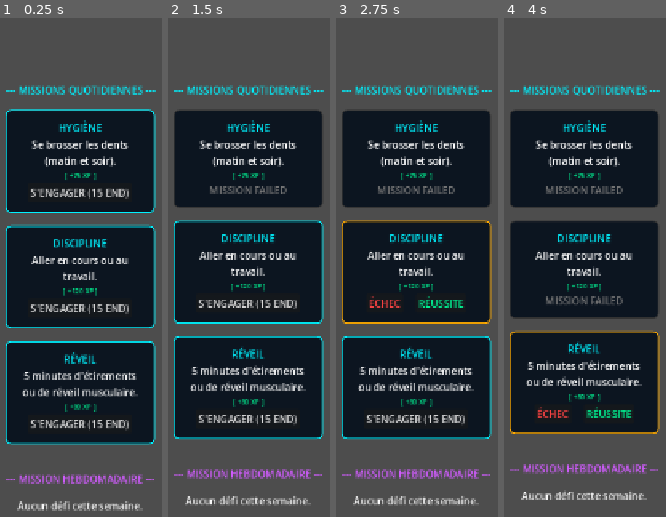
Above: before the commit, frames 1-4 (left to right).
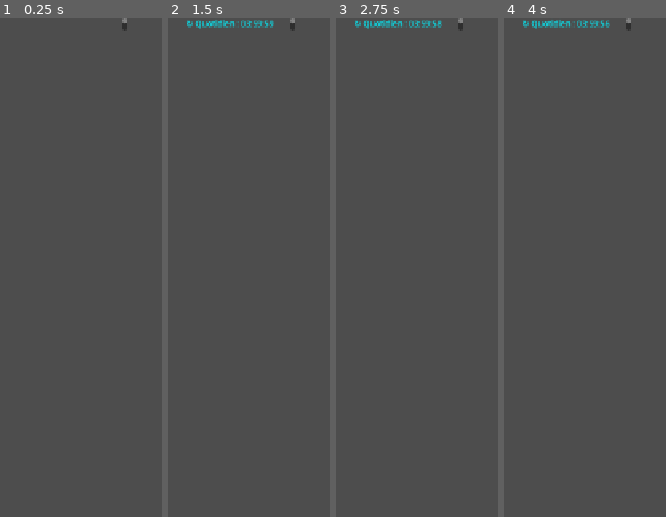
Above: after the commit, the same moments.

Repository: Argoht/Jeu
Game: Godot game, scene res://Scenes/MissionsUI.tscn
The game is run twice, just before and just after one commit, with the same random seed, the same clock (stepped at 60 frames per second) and the same inputs.
Inputs (mouse positions are in pixels of both pictures, inside the frame that each line leads up to):
- Up to frame 1 (0.25 s): no input
- Up to frame 2 (1.5 s): click (247, 192) at 0.5 s, where only the run before the commit has a clickable "S'ENGAGER (15 END)"; click (216, 192) at 1.25 s, where only the run before the commit has a clickable "ÉCHEC"
- Up to frame 3 (2.75 s): click (415, 302) at 2 s, where only the run before the commit has a clickable "S'ENGAGER (15 END)"
- Up to frame 4 (4 s): click (552, 302) at 2.75 s, where only the run before the commit has a clickable "ÉCHEC"; click (583, 412) at 3.5 s, where only the run before the commit has a clickable "S'ENGAGER (15 END)"

The runs differ from the first frame. In frame 1, 59% of the frame differs, in the area x 3-97%, y 0-99%; in frame 2, 58%; in frame 3, 58%; in frame 4, 57%.

Commit message:
feat: carrousel missions + 12 nouvelles quêtes + 5 daily générées
MissionsUI.gd :
- ScrollContainer vertical pour toute la page
- Carrousel horizontal pour les 5 missions quotidiennes (200px/carte, ~3 visibles + aperçu)
- Séparation claire weekly (pleine largeur) / daily (carte étroite)
- Boutons empilés sur les cartes étroites, ombres sur les bordures

GlobalEngine.gd : génère min(5) missions daily au lieu de min(3)

Nouvelles missions (12 fichiers) :
- F  : f_meditation (daily), f_hebdo_fondation (1er weekly F ever)
- E  : e_lecture (daily), e_hebdo_corps (weekly)
- D  : d_meditation (daily), d_hebdo_savoir (weekly)
- C  : c_social (daily), c_hebdo_volonte (weekly)
- B  : b_precision (daily), b_hebdo_sagesse (weekly)
- A  : a_hebdo_elite (weekly)
- S  : s_hebdo_apotheose (weekly)

https://claude.ai/code/session_019T2txxZBcmxeHzpZfuDRYS

Diff:
--- /dev/null
+++ b/jeu/Data/Missions/a_hebdo_elite.tres
@@ -0,0 +1,16 @@
+[gd_resource type="Resource" script_class="MissionData" format=3 uid="uid://anw11eli"]
+
+[ext_resource type="Script" uid="uid://7q6sivsis1nj" path="res://Scripts/MissionData.gd" id="1_anw11"]
+
+[resource]
+script = ExtResource("1_anw11")
+id = "a_hebdo_elite"
+title = "Corps d'Élite"
+description = "Réaliser un triathlon : natation, vélo et course dans la même journée."
+rank = 5
+type = 1
+req_str = 45
+req_end = 50
+base_xp = 15000
+reward_stat = 3
+reward_stat_amount = 4
--- /dev/null
+++ b/jeu/Data/Missions/b_hebdo_sagesse.tres
@@ -0,0 +1,15 @@
+[gd_resource type="Resource" script_class="MissionData" format=3 uid="uid://bnw10sag"]
+
+[ext_resource type="Script" uid="uid://7q6sivsis1nj" path="res://Scripts/MissionData.gd" id="1_bnw10"]
+
+[resource]
+script = ExtResource("1_bnw10")
+id = "b_hebdo_sagesse"
+title = "Chemin de la Sagesse"
+description = "Méditer 45 minutes chaque jour pendant une semaine entière."
+rank = 4
+type = 1
+req_wis = 30
+base_xp = 7000
+reward_stat = 5
+reward_stat_amount = 3
--- /dev/null
+++ b/jeu/Data/Missions/b_precision.tres
@@ -0,0 +1,14 @@
+[gd_resource type="Resource" script_class="MissionData" format=3 uid="uid://bnw09prec"]
+
+[ext_resource type="Script" uid="uid://7q6sivsis1nj" path="res://Scripts/MissionData.gd" id="1_bnw09"]
+
+[resource]
+script = ExtResource("1_bnw09")
+id = "b_precision"
+title = "Précision"
+description = "Pratiquer un exercice nécessitant une haute concentration et coordination pendant 45 min."
+rank = 4
+req_per = 22
+base_xp = 2800
+reward_stat = 7
+reward_stat_amount = 1
--- /dev/null
+++ b/jeu/Data/Missions/c_hebdo_volonte.tres
@@ -0,0 +1,15 @@
+[gd_resource type="Resource" script_class="MissionData" format=3 uid="uid://cnw08vol"]
+
+[ext_resource type="Script" uid="uid://7q6sivsis1nj" path="res://Scripts/MissionData.gd" id="1_cnw08"]
+
+[resource]
+script = ExtResource("1_cnw08")
+id = "c_hebdo_volonte"
+title = "Volonté de Fer"
+description = "Tenir une routine stricte pendant 7 jours sans déviation."
+rank = 3
+type = 1
+req_wil = 20
+base_xp = 3000
+reward_stat = 8
+reward_stat_amount = 3
--- /dev/null
+++ b/jeu/Data/Missions/c_social.tres
@@ -0,0 +1,14 @@
+[gd_resource type="Resource" script_class="MissionData" format=3 uid="uid://cnw07soc"]
+
+[ext_resource type="Script" uid="uid://7q6sivsis1nj" path="res://Scripts/MissionData.gd" id="1_cnw07"]
+
+[resource]
+script = ExtResource("1_cnw07")
+id = "c_social"
+title = "Connexion"
+description = "Engager une conversation significative et renforcer un lien social."
+rank = 3
+req_cha = 14
+base_xp = 1100
+reward_stat = 6
+reward_stat_amount = 1
--- /dev/null
+++ b/jeu/Data/Missions/d_hebdo_savoir.tres
@@ -0,0 +1,15 @@
+[gd_resource type="Resource" script_class="MissionData" format=3 uid="uid://dnw06saw"]
+
+[ext_resource type="Script" uid="uid://7q6sivsis1nj" path="res://Scripts/MissionData.gd" id="1_dnw06"]
+
+[resource]
+script = ExtResource("1_dnw06")
+id = "d_hebdo_savoir"
+title = "Acquisition du Savoir"
+description = "Compléter un cours en ligne ou lire un livre entier dans la semaine."
+rank = 2
+type = 1
+req_int = 12
+base_xp = 1500
+reward_stat = 4
+reward_stat_amount = 2
--- /dev/null
+++ b/jeu/Data/Missions/d_meditation.tres
@@ -0,0 +1,14 @@
+[gd_resource type="Resource" script_class="MissionData" format=3 uid="uid://dnw05medit"]
+
+[ext_resource type="Script" uid="uid://7q6sivsis1nj" path="res://Scripts/MissionData.gd" id="1_dnw05"]
+
+[resource]
+script = ExtResource("1_dnw05")
+id = "d_meditation"
+title = "Pleine Conscience"
+description = "Méditer 20 minutes en se concentrant uniquement sur sa respiration."
+rank = 2
+req_wil = 7
+base_xp = 500
+reward_stat = 8
+reward_stat_amount = 1
--- /dev/null
+++ b/jeu/Data/Missions/e_hebdo_corps.tres
@@ -0,0 +1,15 @@
+[gd_resource type="Resource" script_class="MissionData" format=3 uid="uid://enw04corp"]
+
+[ext_resource type="Script" uid="uid://7q6sivsis1nj" path="res://Scripts/MissionData.gd" id="1_enw04"]
+
+[resource]
+script = ExtResource("1_enw04")
+id = "e_hebdo_corps"
+title = "Corps en Forme"
+description = "Réaliser 5 séances de sport dans la semaine."
+rank = 1
+type = 1
+req_str = 5
+base_xp = 750
+reward_stat = 1
+reward_stat_amount = 2
--- /dev/null
+++ b/jeu/Data/Missions/e_lecture.tres
@@ -0,0 +1,13 @@
+[gd_resource type="Resource" script_class="MissionData" format=3 uid="uid://enw03lect"]
+
+[ext_resource type="Script" uid="uid://7q6sivsis1nj" path="res://Scripts/MissionData.gd" id="1_enw03"]
+
+[resource]
+script = ExtResource("1_enw03")
+id = "e_lecture"
+title = "Lecture"
+description = "Lire 30 minutes sans consulter son téléphone."
+rank = 1
+base_xp = 200
+reward_stat = 4
+reward_stat_amount = 1
--- /dev/null
+++ b/jeu/Data/Missions/f_hebdo_fondation.tres
@@ -0,0 +1,13 @@
+[gd_resource type="Resource" script_class="MissionData" format=3 uid="uid://fnw02fond"]
+
+[ext_resource type="Script" uid="uid://7q6sivsis1nj" path="res://Scripts/MissionData.gd" id="1_fnw02"]
+
+[resource]
+script = ExtResource("1_fnw02")
+id = "f_hebdo_fondation"
+title = "Fondation"
+description = "Réaliser une activité physique chaque jour pendant 5 jours consécutifs."
+type = 1
+base_xp = 600
+reward_stat = 1
+reward_stat_amount = 2
--- /dev/null
+++ b/jeu/Data/Missions/f_meditation.tres
@@ -0,0 +1,12 @@
+[gd_resource type="Resource" script_class="MissionData" format=3 uid="uid://fnw01medit"]
+
+[ext_resource type="Script" uid="uid://7q6sivsis1nj" path="res://Scripts/MissionData.gd" id="1_fnw01"]
+
+[resource]
+script = ExtResource("1_fnw01")
+id = "f_meditation"
+title = "Méditation"
+description = "S'asseoir en silence et observer sa respiration pendant 10 minutes."
+base_xp = 90
+reward_stat = 8
+reward_stat_amount = 1
--- /dev/null
+++ b/jeu/Data/Missions/s_hebdo_apotheose.tres
@@ -0,0 +1,16 @@
+[gd_resource type="Resource" script_class="MissionData" format=3 uid="uid://snw12apo"]
+
+[ext_resource type="Script" uid="uid://7q6sivsis1nj" path="res://Scripts/MissionData.gd" id="1_snw12"]
+
+[resource]
+script = ExtResource("1_snw12")
+id = "s_hebdo_apotheose"
+title = "Apothéose"
+description = "Atteindre et maintenir l'état de flow pendant une journée complète de travail intensif."
+rank = 6
+type = 1
+req_wis = 65
+req_wil = 75
+base_xp = 30000
+reward_stat = 5
+reward_stat_amount = 5
--- a/jeu/Scripts/GlobalEngine.gd
+++ b/jeu/Scripts/GlobalEngine.gd
@@ -155,7 +155,7 @@
 	if available_missions.is_empty():
 		var daily_pool = all_missions.values().filter(func(m): return m.type == 0 and m.rank <= rank_int)
 		daily_pool.shuffle()
-		for i in range(min(3, daily_pool.size())):
+		for i in range(min(5, daily_pool.size())):
 			available_missions.append({"id": daily_pool[i].id, "status": "available", "end_cost": 15})
 
 	if available_weekly_missions.is_empty():
--- a/jeu/Scripts/MissionsUI.gd
+++ b/jeu/Scripts/MissionsUI.gd
@@ -1,137 +1,204 @@
 extends MarginContainer
 
-@onready var mission_vbox = VBoxContainer.new()
+var _vbox: VBoxContainer
 var _timer_acc: float = 0.0
 
+const DAILY_CARD_W := 200
+
 func _ready():
-	add_theme_constant_override("margin_left", 20)
-	add_theme_constant_override("margin_right", 20)
-	add_theme_constant_override("margin_bottom", 30)
-	add_child(mission_vbox)
-	mission_vbox.add_theme_constant_override("separation", 20)
+	add_theme_constant_override("margin_left", 12)
+	add_theme_constant_override("margin_right", 12)
+	add_theme_constant_override("margin_bottom", 20)
+
+	var scroll = ScrollContainer.new()
+	scroll.size_flags_horizontal = Control.SIZE_EXPAND_FILL
+	scroll.size_flags_vertical = Control.SIZE_EXPAND_FILL
+	scroll.horizontal_scroll_mode = ScrollContainer.SCROLL_MODE_DISABLED
+	add_child(scroll)
+
+	_vbox = VBoxContainer.new()
+	_vbox.size_flags_horizontal = Control.SIZE_EXPAND_FILL
+	_vbox.add_theme_constant_override("separation", 14)
+	scroll.add_child(_vbox)
+
 	_display_missions_list()
 
 func _display_missions_list():
-	for child in mission_vbox.get_children(): child.queue_free()
-
-	# --- TIMERS HARMONISÉS ---
+	for child in _vbox.get_children(): child.queue_free()
+
 	var t_daily = Label.new()
 	t_daily.name = "TimerDaily"
 	t_daily.horizontal_alignment = HORIZONTAL_ALIGNMENT_CENTER
 	t_daily.add_theme_color_override("font_color", Color("#00f2ff"))
-	# Taille standardisée
-	t_daily.add_theme_font_size_override("font_size", 14)
-	mission_vbox.add_child(t_daily)
+	t_daily.add_theme_font_size_override("font_size", 13)
+	_vbox.add_child(t_daily)
 
 	var t_weekly = Label.new()
 	t_weekly.name = "TimerWeekly"
 	t_weekly.horizontal_alignment = HORIZONTAL_ALIGNMENT_CENTER
 	t_weekly.add_theme_color_override("font_color", Color("#d15cff"))
-	# MÊME TAILLE QUE LE QUOTIDIEN
-	t_weekly.add_theme_font_size_override("font_size", 14)
-	mission_vbox.add_child(t_weekly)
-
-	# --- SECTIONS ---
-	_add_header("MISSIONS QUOTIDIENNES", Color("#00f2ff"))
-	for m in GlobalEngine.available_missions:
-		mission_vbox.add_child(_create_card(m, false))
-
-	_add_header("MISSION HEBDOMADAIRE", Color("#d15cff"))
+	t_weekly.add_theme_font_size_override("font_size", 13)
+	_vbox.add_child(t_weekly)
+
+	_add_section_header("MISSIONS QUOTIDIENNES", Color("#00f2ff"))
+	_vbox.add_child(_build_daily_carousel())
+
+	_add_section_header("MISSION HEBDOMADAIRE", Color("#d15cff"))
 	if GlobalEngine.available_weekly_missions.is_empty():
 		var empty = Label.new()
 		empty.text = "Aucun défi cette semaine."
 		empty.horizontal_alignment = HORIZONTAL_ALIGNMENT_CENTER
-		mission_vbox.add_child(empty)
+		empty.add_theme_color_override("font_color", Color("#555555"))
+		_vbox.add_child(empty)
 	else:
 		for m in GlobalEngine.available_weekly_missions:
-			mission_vbox.add_child(_create_card(m, true))
-
-func _add_header(t, c):
-	var sep = HSeparator.new()
-	mission_vbox.add_child(sep)
+			_vbox.add_child(_create_card(m, true, 0))
+
+func _build_daily_carousel() -> ScrollContainer:
+	var hscroll = ScrollContainer.new()
+	hscroll.vertical_scroll_mode = ScrollContainer.SCROLL_MODE_DISABLED
+	hscroll.scroll_horizontal_custom_step = DAILY_CARD_W
+
+	var hbox = HBoxContainer.new()
+	hbox.add_theme_constant_override("separation", 10)
+	hscroll.add_child(hbox)
+
+	if GlobalEngine.available_missions.is_empty():
+		var empty = Label.new()
+		empty.text = "Missions épuisées."
+		empty.add_theme_color_override("font_color", Color("#555555"))
+		hbox.add_child(empty)
+	else:
+		for m in GlobalEngine.available_missions:
+			hbox.add_child(_create_card(m, false, DAILY_CARD_W))
+
+	return hscroll
+
+func _add_section_header(text: String, color: Color):
+	_vbox.add_child(HSeparator.new())
 	var l = Label.new()
-	l.text = "--- " + t + " ---"
+	l.text = "— " + text + " —"
 	l.horizontal_alignment = HORIZONTAL_ALIGNMENT_CENTER
-	l.add_theme_color_override("font_color", c)
-	mission_vbox.add_child(l)
-
-func _create_card(m_dict, is_weekly):
+	l.add_theme_color_override("font_color", color)
+	l.add_theme_font_size_override("font_size", 13)
+	_vbox.add_child(l)
+
+func _create_card(m_dict: Dictionary, is_weekly: bool, card_width: int) -> PanelContainer:
 	var m_data = GlobalEngine.all_missions.get(m_dict.id)
-	if not m_data: return Control.new()
-
 	var card = PanelContainer.new()
+	if card_width > 0:
+		card.custom_minimum_size = Vector2(card_width, 0)
+	else:
+		card.size_flags_horizontal = Control.SIZE_EXPAND_FILL
+
+	if not m_data:
+		return card
+
 	var s = StyleBoxFlat.new()
-	s.bg_color = Color("#0c1520")
-	s.border_width_left = 2; s.border_width_top = 2; s.border_width_right = 2; s.border_width_bottom = 2
-	s.corner_radius_top_left = 8; s.corner_radius_top_right = 8; s.corner_radius_bottom_left = 8; s.corner_radius_bottom_right = 8
-
-	if m_dict.status == "in_progress": s.border_color = Color("#ffaa00")
-	elif m_dict.status in ["completed", "failed"]: s.border_color = Color("#333333")
-	else: s.border_color = Color("#00f2ff") if not is_weekly else Color("#d15cff")
+	s.bg_color = Color("#0a1018")
+	s.border_width_left = 2; s.border_width_top = 2
+	s.border_width_right = 2; s.border_width_bottom = 2
+	s.corner_radius_top_left = 10; s.corner_radius_top_right = 10
+	s.corner_radius_bottom_left = 10; s.corner_radius_bottom_right = 10
+
+	if m_dict.status == "in_progress":
+		s.border_color = Color("#ffaa00")
+		s.shadow_color = Color(1.0, 0.67, 0.0, 0.25)
+		s.shadow_size = 6
+	elif m_dict.status in ["completed", "failed"]:
+		s.border_color = Color("#2a2a2a")
+	else:
+		var bc = Color("#00f2ff") if not is_weekly else Color("#d15cff")
+		s.border_color = bc
+		s.shadow_color = Color(bc.r, bc.g, bc.b, 0.18)
+		s.shadow_size = 5
 
 	card.add_theme_stylebox_override("panel", s)
 
-	var v = VBoxContainer.new()
 	var mar = MarginContainer.new()
 	for side in ["margin_left", "margin_right", "margin_top", "margin_bottom"]:
-		mar.add_theme_constant_override(side, 15)
+		mar.add_theme_constant_override(side, 12)
+
+	var v = VBoxContainer.new()
+	v.size_flags_horizontal = Control.SIZE_EXPAND_FILL
+	v.add_theme_constant_override("separation", 7)
 
 	var title = Label.new()
 	title.text = m_data.title.to_upper()
 	title.horizontal_alignment = HORIZONTAL_ALIGNMENT_CENTER
+	title.add_theme_font_size_override("font_size", 13 if card_width > 0 else 16)
 	title.add_theme_color_override("font_color", Color("#00f2ff") if not is_weekly else Color("#d15cff"))
-	title.add_theme_font_size_override("font_size", 16)
+	title.autowrap_mode = TextServer.AUTOWRAP_WORD
 	v.add_child(title)
 
 	var desc = Label.new()
 	desc.text = m_data.description
 	desc.horizontal_alignment = HORIZONTAL_ALIGNMENT_CENTER
 	desc.autowrap_mode = TextServer.AUTOWRAP_WORD
+	desc.add_theme_font_size_override("font_size", 11 if card_width > 0 else 13)
+	desc.add_theme_color_override("font_color", Color(0.68, 0.68, 0.68))
 	v.add_child(desc)
 
+	var stat_names = ["", "STR", "DEX", "VIT", "INT", "WIS", "CHA", "PER", "WIL"]
+	var rew_txt = "+" + str(m_data.base_xp) + " XP"
+	if m_data.reward_stat != 0:
+		rew_txt += "  +" + str(m_data.reward_stat_amount) + " " + stat_names[m_data.reward_stat]
 	var rew = Label.new()
-	var stat_names = ["", "STR", "DEX", "VIT", "INT", "WIS", "CHA", "PER", "WIL"]
-	var rew_txt = "[ +" + str(m_data.base_xp) + " XP"
-	if m_data.reward_stat != 0: rew_txt += " | +" + str(m_data.reward_stat_amount) + " " + stat_names[m_data.reward_stat]
-	rew.text = rew_txt + " ]"
+	rew.text = rew_txt
 	rew.horizontal_alignment = HORIZONTAL_ALIGNMENT_CENTER
 	rew.add_theme_font_size_override("font_size", 11)
-	rew.add_theme_color_override("font_color", Color("#00ff99"))
+	rew.add_theme_color_override("font_color", Color("#00ff88"))
 	v.add_child(rew)
 
-	var btns = HBoxContainer.new()
-	btns.alignment = BoxContainer.ALIGNMENT_CENTER
-	btns.add_theme_constant_override("separation", 20)
-
-	if m_dict.status == "available":
-		var b = Button.new()
-		if GlobalEngine.hp <= 0:
-			b.text = "TROP BLESSÉ"
-			b.disabled = true
-			b.add_theme_color_override("font_color", Color("#ff4444"))
-		else:
-			b.text = "S'ENGAGER (" + str(m_dict.end_cost) + " END)"
-			b.pressed.connect(func(): if GlobalEngine.accept_mission(m_dict): _display_missions_list())
-		btns.add_child(b)
-	elif m_dict.status == "in_progress":
-		var f = Button.new(); f.text = "ÉCHEC"; f.add_theme_color_override("font_color", Color("#ff4444"))
-		f.pressed.connect(func(): GlobalEngine.process_mission_result(m_dict, false); _display_missions_list())
-		var r = Button.new(); r.text = "RÉUSSITE"; r.add_theme_color_override("font_color", Color("#00ff99"))
-		r.pressed.connect(func(): GlobalEngine.process_mission_result(m_dict, true); _display_missions_list())
-		btns.add_child(f); btns.add_child(r)
-	else:
-		var l = Label.new(); l.text = "MISSION " + m_dict.status.to_upper()
-		l.add_theme_color_override("font_color", Color("#777777"))
-		btns.add_child(l)
-
-	v.add_child(btns); mar.add_child(v); card.add_child(mar)
+	var btns = VBoxContainer.new()
+	btns.add_theme_constant_override("separation", 6)
+
+	match m_dict.status:
+		"available":
+			if GlobalEngine.hp <= 0:
+				var b = Button.new()
+				b.text = "TROP BLESSÉ"
+				b.disabled = true
+				b.size_flags_horizontal = Control.SIZE_EXPAND_FILL
+				b.add_theme_color_override("font_color", Color("#ff4444"))
+				btns.add_child(b)
+			else:
+				var b = Button.new()
+				b.text = "LANCER — %d END" % m_dict.end_cost
+				b.size_flags_horizontal = Control.SIZE_EXPAND_FILL
+				b.pressed.connect(func(): if GlobalEngine.accept_mission(m_dict): _display_missions_list())
+				btns.add_child(b)
+		"in_progress":
+			var f = Button.new()
+			f.text = "ÉCHEC"
+			f.size_flags_horizontal = Control.SIZE_EXPAND_FILL
+			f.add_theme_color_override("font_color", Color("#ff4444"))
+			f.pressed.connect(func(): GlobalEngine.process_mission_result(m_dict, false); _display_missions_list())
+			var r = Button.new()
+			r.text = "RÉUSSITE"
+			r.size_flags_horizontal = Control.SIZE_EXPAND_FILL
+			r.add_theme_color_override("font_color", Color("#00ff88"))
+			r.pressed.connect(func(): GlobalEngine.process_mission_result(m_dict, true); _display_missions_list())
+			btns.add_child(f)
+			btns.add_child(r)
+		_:
+			var lbl = Label.new()
+			lbl.text = "◉ " + m_dict.status.to_upper()
+			lbl.horizontal_alignment = HORIZONTAL_ALIGNMENT_CENTER
+			lbl.add_theme_font_size_override("font_size", 12)
+			lbl.add_theme_color_override("font_color", Color("#3a3a3a"))
+			btns.add_child(lbl)
+
+	v.add_child(btns)
+	mar.add_child(v)
+	card.add_child(mar)
 	return card
 
 func _process(delta):
 	_timer_acc += delta
 	if _timer_acc < 1.0: return
 	_timer_acc = 0.0
-	var d = mission_vbox.get_node_or_null("TimerDaily")
-	if d: d.text = "RESET QUOTIDIEN : " + GlobalEngine.get_time_string()
-	var w = mission_vbox.get_node_or_null("TimerWeekly")
-	if w: w.text = "RESET HEBDO : " + GlobalEngine.get_weekly_time_string()
+	var d = _vbox.get_node_or_null("TimerDaily")
+	if d: d.text = "↻ Quotidien : " + GlobalEngine.get_time_string()
+	var w = _vbox.get_node_or_null("TimerWeekly")
+	if w: w.text = "↻ Hebdo : " + GlobalEngine.get_weekly_time_string()
